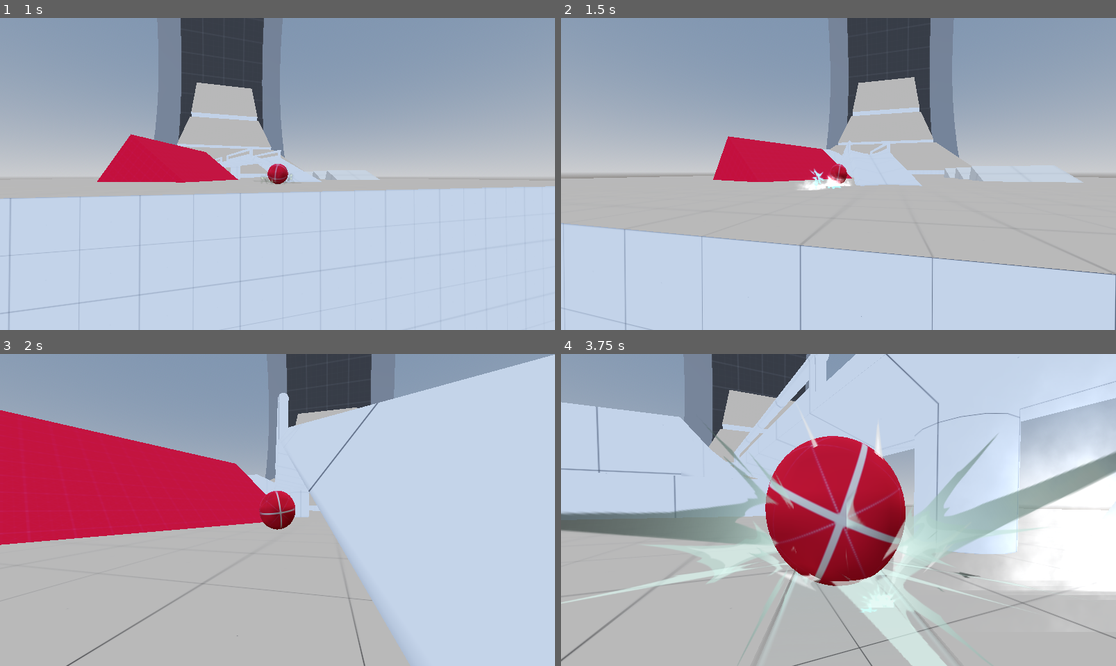
Above: before the commit, frames 1-4 (two rows, left to right).
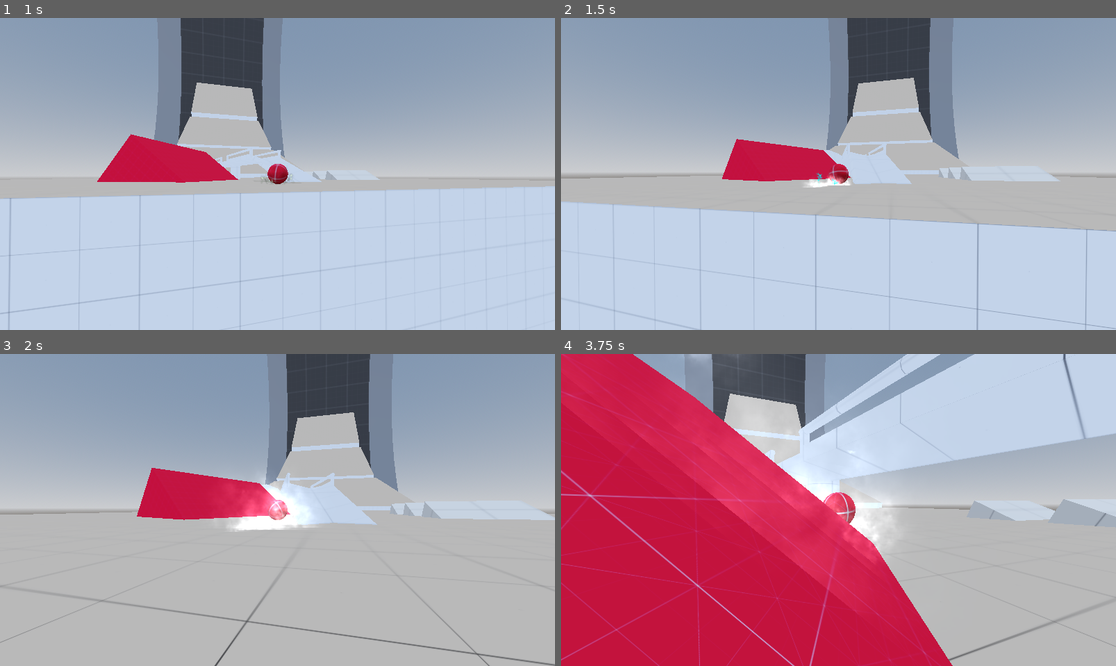
Above: after the commit, the same moments.

Repository: Bartticus/GMTK2025
Game: Godot game, scene res://Scenes/main/main.tscn
Same seed, same stepped clock (60 frames per second), same inputs: the game is played once before the commit and once after it.
Inputs (mouse positions are in pixels of both pictures, inside the frame that each line leads up to):
- Up to frame 1 (1 s): move the mouse to (305, 174) at 0.52 s; hold W (forward) from 0.53 s (still down); hold Space (drift) from 0.53 s (still down)
- Up to frame 2 (1.5 s): keep holding W (forward); move the mouse to (810, 174) at 1.27 s; release Space (drift) at 1.28 s; tap Space (drift) at 1.35 s
- Up to frame 3 (2 s): keep holding W (forward)
- Up to frame 4 (3.75 s): keep holding W (forward); move the mouse to (849, 503) at 2.02 s; hold Mouse wheel down (wheel_down) 2.03-2.78 s; tap Space (drift) at 2.3, 3.05 s; move the mouse to (832, 516) at 2.77 s; tap Mouse wheel up (wheel_up) at 2.85 s; move the mouse to (877, 513) at 3.52 s; hold Space (drift) from 3.53 s (still down)

Frame 1 is identical in both runs. In frame 2, 13% of the frame differs, in the area x 0-100%, y 0-100%; in frame 3, 47%; in frame 4, 72%.

Commit message:
Added rotational velocity component to boost

Diff:
--- a/Scenes/marble/marble.gd
+++ b/Scenes/marble/marble.gd
@@ -112,8 +112,8 @@
 		var boost : float = drift_fx.drifting_timer / 0.8
 		boost = min(boost, 1.0)
 		boost *= drifting_velocity_boost
-		apply_central_impulse(drifting_last_keyboard_f_force*boost)
-		apply_central_impulse(-drifting_last_keyboard_h_force*boost)
+		apply_central_impulse(drifting_last_keyboard_f_force * boost * rot_speed_factor)
+		apply_central_impulse(-drifting_last_keyboard_h_force * boost * rot_speed_factor)
 		drifting_last_keyboard_f_force = Vector3.ZERO
 		drifting_last_keyboard_h_force = Vector3.ZERO
 
@@ -153,18 +153,21 @@
 		drift_fx.currently_drifting = false
 		particle_handler(false, true)
 
-var rot_speed: float
 var contact_pos: Vector3
+var rot_speed_factor: float
+
 func particle_handler(is_drifting: bool, just_released: bool = false) -> void:
-	rot_speed = angular_velocity.length()
-	var draw_size: Vector2 = Vector2(rot_speed, rot_speed) / 100
+	rot_speed_factor = angular_velocity.length() / max_angular_vel
+	var draw_size: Vector2 = Vector2(rot_speed_factor, rot_speed_factor)
 	spark_particles1.draw_pass_1.size = draw_size
 
-	var hue: float = 0
-	if abs(rot_speed) < 50:
-		hue = .6
-	elif abs(rot_speed) < 100:
-		hue = .08
+	var hue: float
+	if abs(rot_speed_factor) < .4: #slow
+		hue = .6 #blue
+	elif abs(rot_speed_factor) < .7: #medium
+		hue = .83 #red
+	else: #fast
+		hue = 0 #purple
 	var new_color = Color.from_hsv(hue, 1 , 100)
 	spark_particles1.draw_pass_1.material.albedo_color = new_color
 
--- a/Scenes/marble/marble.tscn
+++ b/Scenes/marble/marble.tscn
@@ -71,11 +71,10 @@
 
 [sub_resource type="StandardMaterial3D" id="StandardMaterial3D_0ovb4"]
 transparency = 1
-blend_mode = 1
 cull_mode = 2
 shading_mode = 0
 vertex_color_use_as_albedo = true
-albedo_color = Color(0, 0.4, 1, 1)
+albedo_color = Color(0, 0.6, 1, 1)
 albedo_texture = ExtResource("9_xfd6w")
 billboard_mode = 3
 billboard_keep_scale = true
Not shown: 1 places in Scenes/main/main.tscn that only renumber resources
